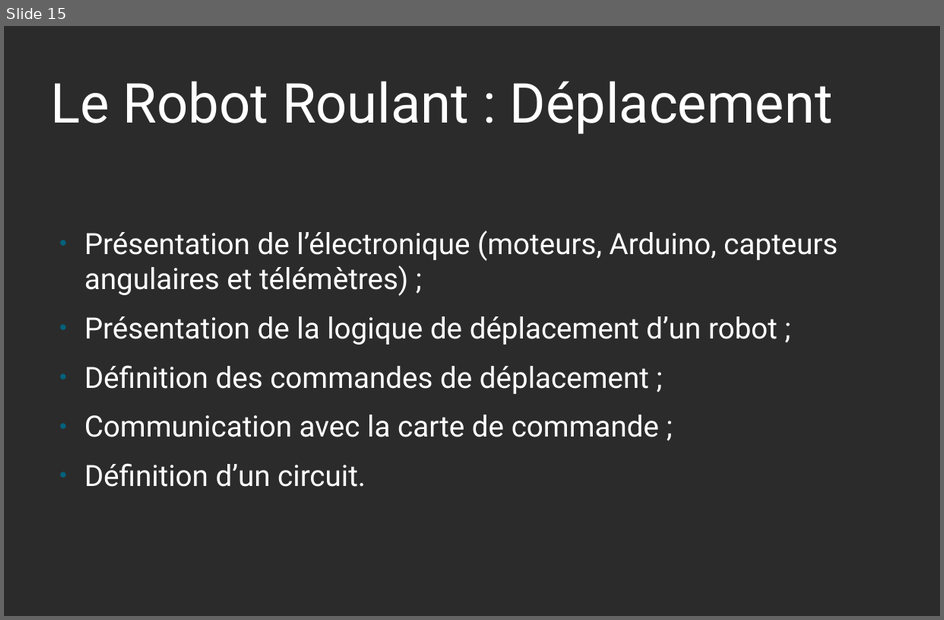
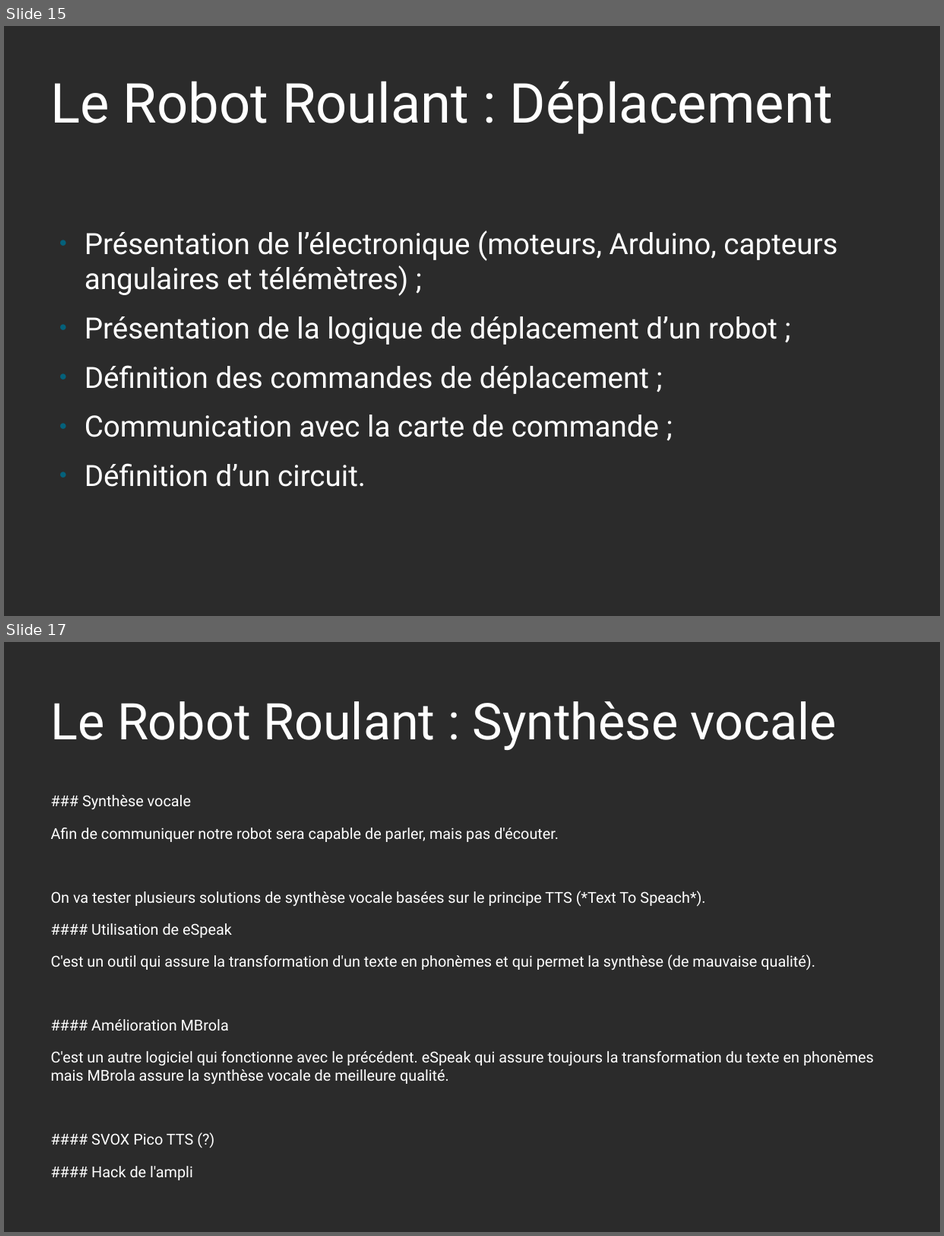
Before and after one commit to Marcussacapuces91/robot-roulant, a slide deck: documentation/Atelier Robot Roulant - Présentation.odp. Shown one above the other, each under a label of ours: slide 15 before the commit, slides 15 and 17 after it; the slides between them are not shown. The pictures are 944x620 and 944x1236 pixels, drawn with LibreOffice and Linux fonts; fonts in the diff are those of the drawing; background and template pictures are left out; a plain dark background stands for a picture behind light text. Boxes give left, top, right and bottom in pixels: in the first picture for what was removed or moved away, otherwise in the second. Text is boxed around its words. In the diff, an @@ line names an element or a change of style, - is before the commit and + after.

```diff
--- a/documentation/Atelier Robot Roulant - Présentation.odp
+++ b/documentation/Atelier Robot Roulant - Présentation.odp
@@ slide 17 added at (4, 642, 940, 1232), background picture (left out) @@
@@ title added at (51, 701, 837, 750), 51 pt, text #FFFFFF @@
+Le Robot Roulant : Synthèse vocale
@@ text added at (51, 795, 874, 1144), 15.2 pt, text #FFFFFF @@
+### Synthèse vocale
+Afin de communiquer notre robot sera capable de parler, mais pas d'écouter.
+On va tester plusieurs solutions de synthèse vocale basées sur le principe TTS (*Text To Speach*).
+#### Utilisation de eSpeak
+C'est un outil qui assure la transformation d'un texte en phonèmes et qui permet la synthèse (de mauvaise qualité).
+#### Amélioration MBrola
+C'est un autre logiciel qui fonctionne avec le précédent. eSpeak qui assure toujours la transformation du texte en phonèmes mais MBrola assure la synthèse vocale de meilleure qualité.
+#### SVOX Pico TTS (?)
+#### Hack de l'ampli
```
Also in this commit, not shown: 1 other slide added.
